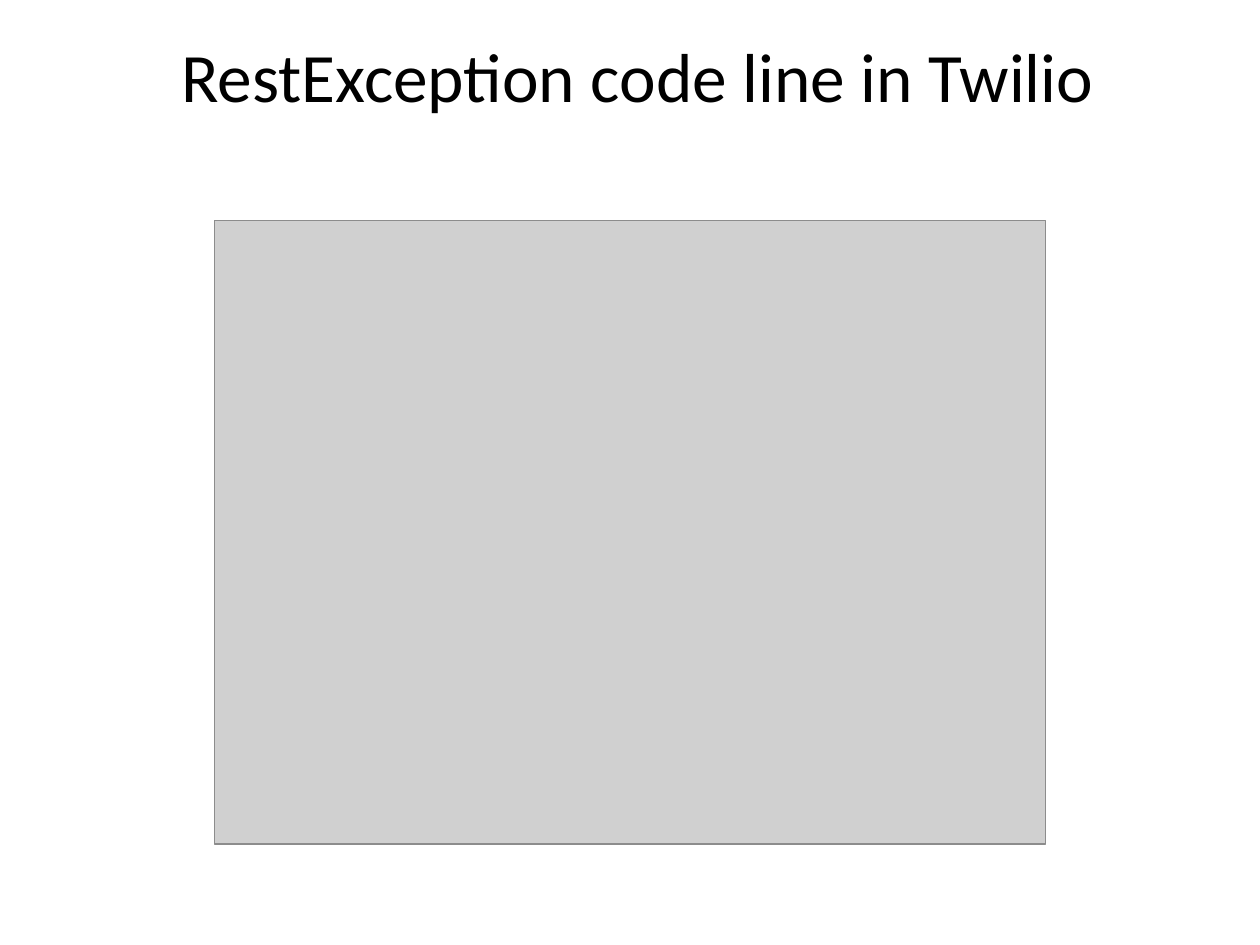
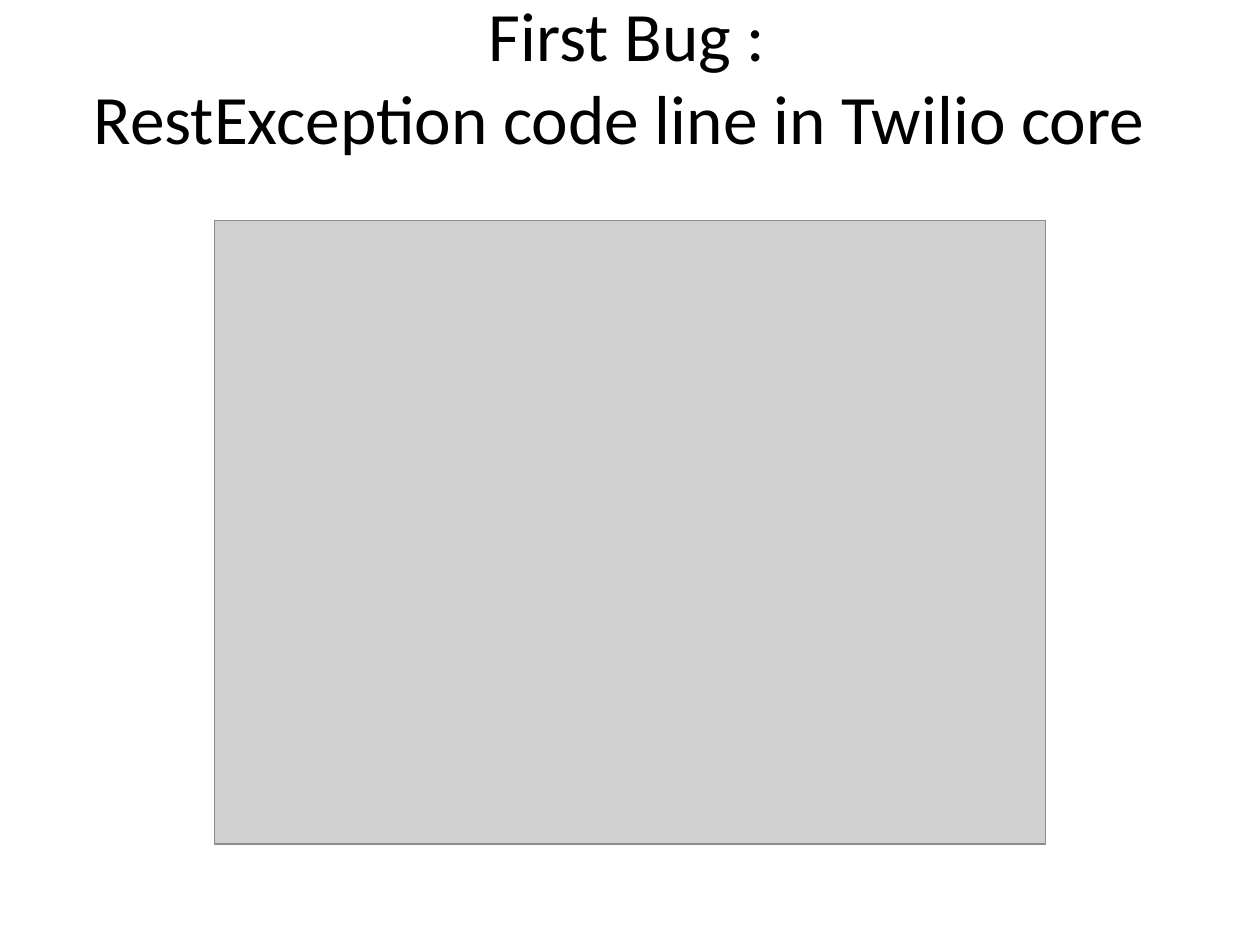
Before and after one commit to manouchehr/SOEN691_AZIZI, a slide deck: slide 12 of ClassWorkReports/Twilio_sharpBugFixing .pptx. Drawn at 1260x945 pixels with LibreOffice and Linux fonts; fonts in the diff are those of the drawing; grey boxes stand for pictures. Boxes give left, top, right and bottom in pixels: in the first picture for what was removed or moved away, otherwise in the second. Text is boxed around its words. In the diff, an @@ line names an element or a change of style, - is before the commit and + after.

```diff
--- a/ClassWorkReports/Twilio_sharpBugFixing .pptx
+++ b/ClassWorkReports/Twilio_sharpBugFixing .pptx
@@ title at (x1=94, y1=13, x2=1144, y2=156): text changed @@
-RestException code line in Twilio
+First Bug :
+RestException code line in Twilio core
```
Also in this commit, not shown: 6 other slides changed, 4 slides added, 27 other files.
